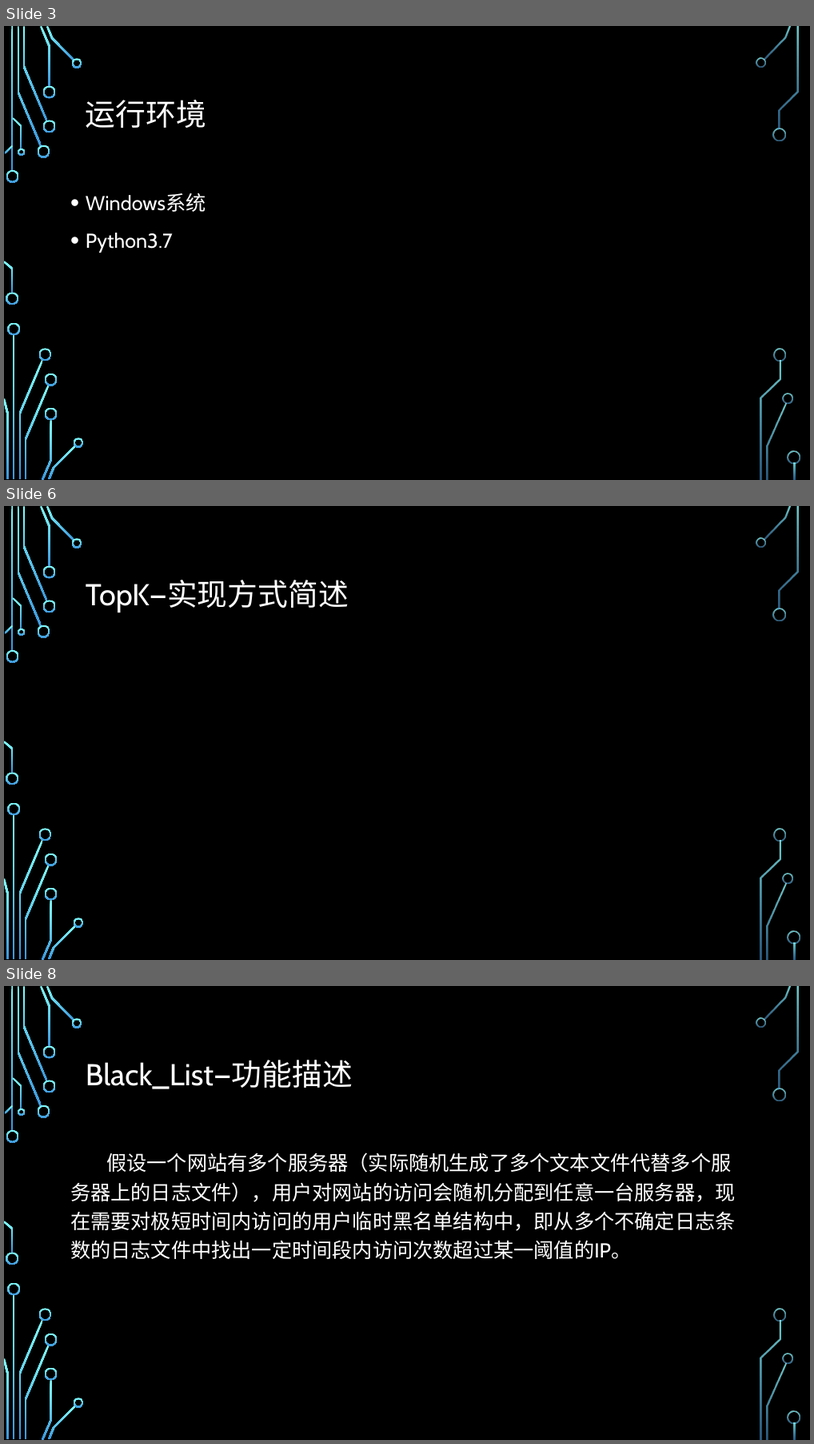
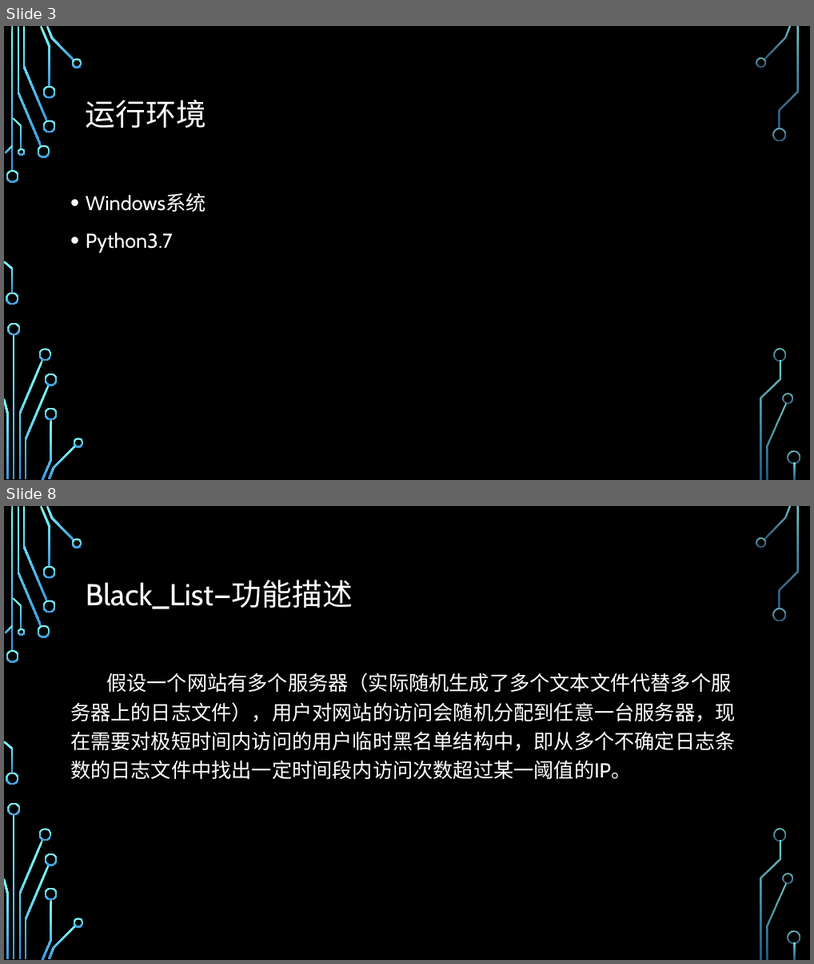
Before and after one commit to Aaron-hk/Topk-and-Black-List, a slide deck: ppt/1150310613-黄道龙-1150310609-王陈阳.pptx. Shown one above the other, each under a label of ours: slides 3, 6 and 8 before the commit, slides 3 and 8 after it; the slides between them are not shown. The pictures are 814x1444 and 814x964 pixels, drawn with LibreOffice and Linux fonts; fonts in the diff are those of the drawing; background and template pictures are left out. Boxes give left, top, right and bottom in pixels: in the first picture for what was removed or moved away, otherwise in the second. Text is boxed around its words. In the diff, an @@ line names an element or a change of style, - is before the commit and + after.

```diff
--- a/ppt/1150310613-黄道龙-1150310609-王陈阳.pptx
+++ b/ppt/1150310613-黄道龙-1150310609-王陈阳.pptx
@@ slide 6 removed at (x1=4, y1=506, x2=810, y2=960), background picture (left out); not listed: 36 template elements that a slide beside it also shows @@
@@ title removed at (x1=86, y1=580, x2=349, y2=612) @@
-TopK—实现方式简述
```
Also in this commit, not shown: 3 slides changed, 2 slides added, 1 other slide removed, 3 other files.
